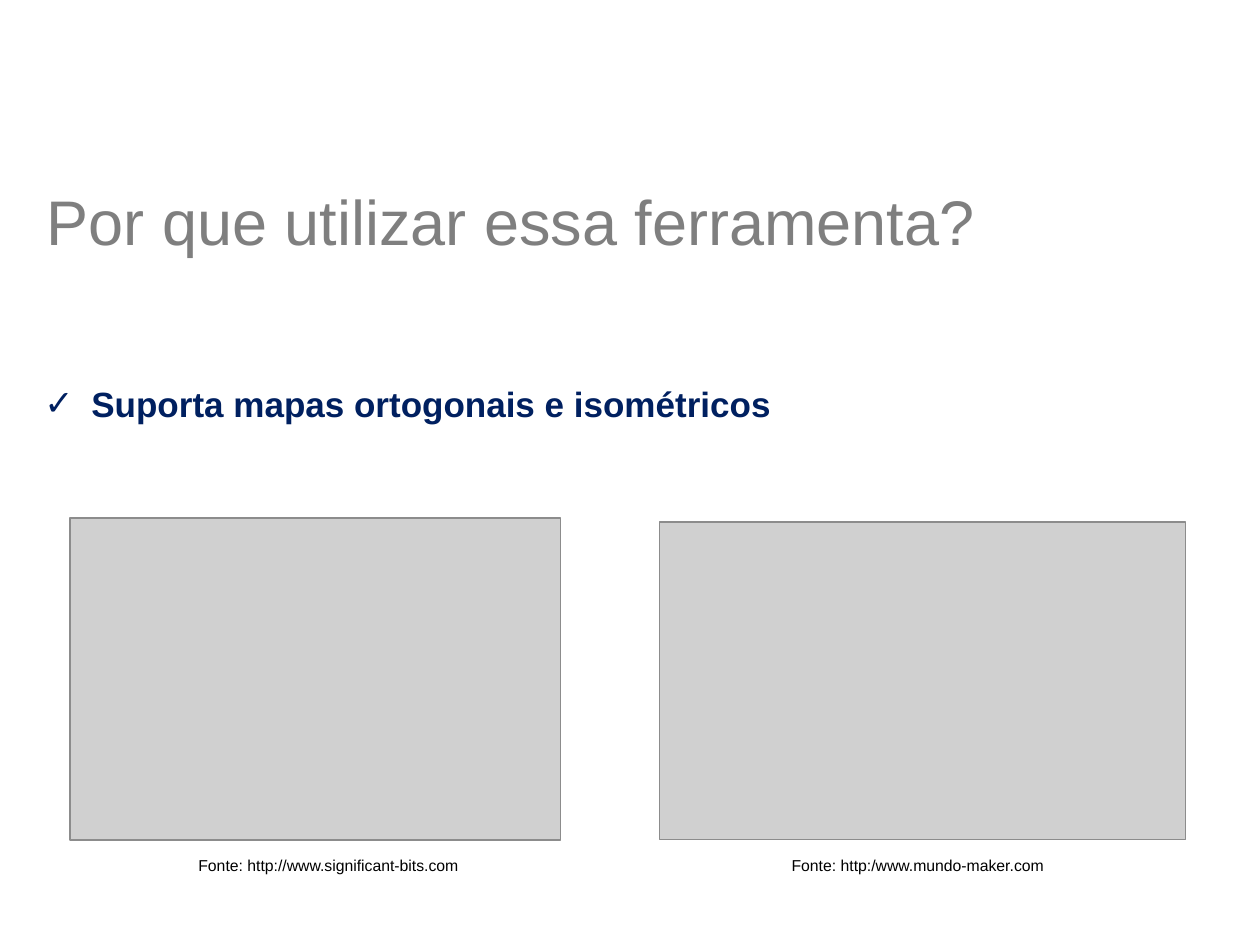
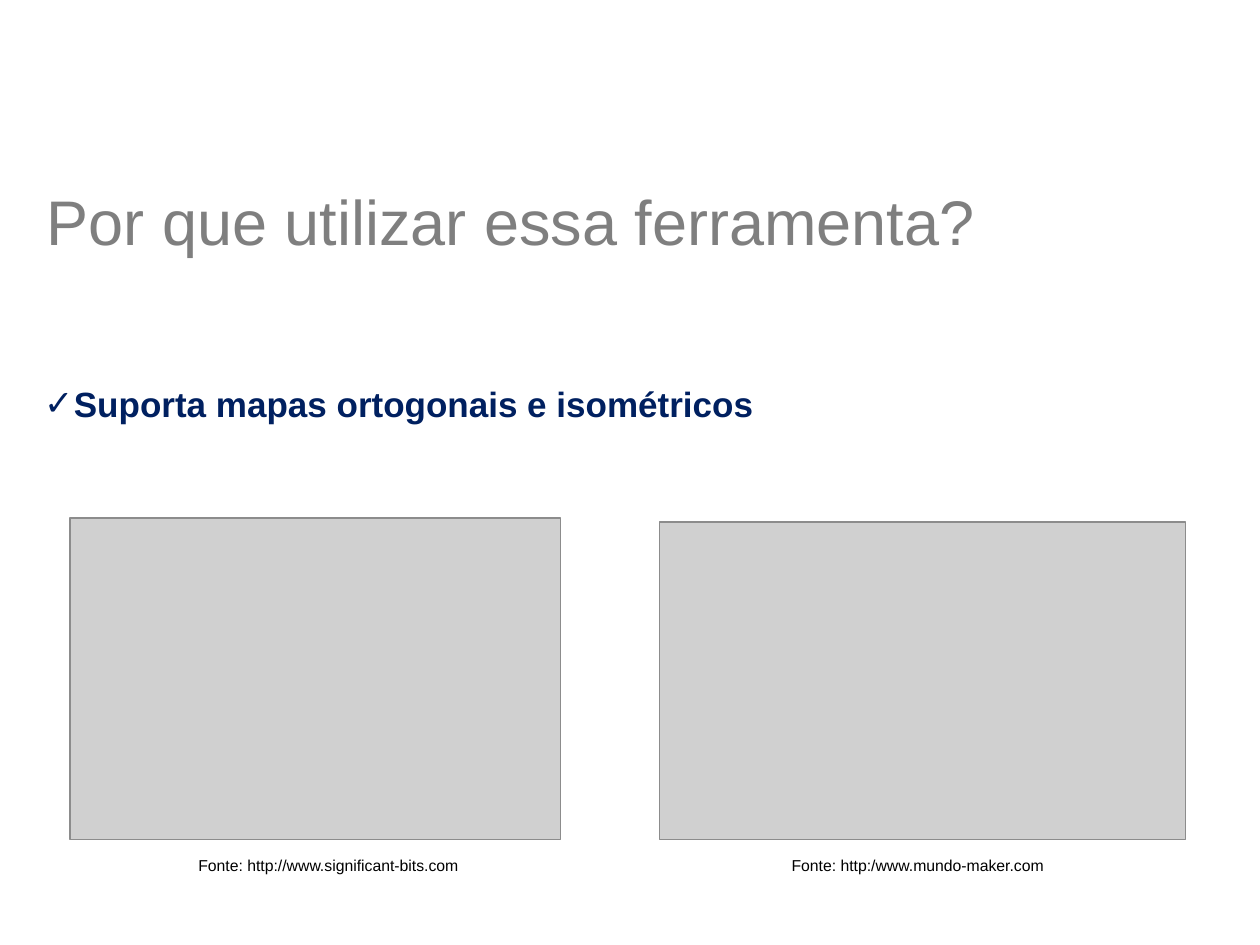
Before and after one commit to jucimarjr/html5games, a slide deck: slide 6 of phaser/tutorial - Tiled Map/Aula TiledMap.pptx. Drawn at 1260x945 pixels with LibreOffice and Linux fonts; fonts in the diff are those of the drawing; grey boxes stand for pictures; background and template pictures are left out. Boxes give left, top, right and bottom in pixels: in the first picture for what was removed or moved away, otherwise in the second. Text is boxed around its words. In the diff, an @@ line names an element or a change of style, - is before the commit and + after.

```diff
--- a/phaser/tutorial - Tiled Map/Aula TiledMap.pptx
+++ b/phaser/tutorial - Tiled Map/Aula TiledMap.pptx
@@ text "Suporta mapas ortogonais e isométricos" at <box>74,391,753,423</box>: indent changed; less space between paragraphs @@
```
Also in this commit, not shown: 26 other slides changed, 1 other file.
